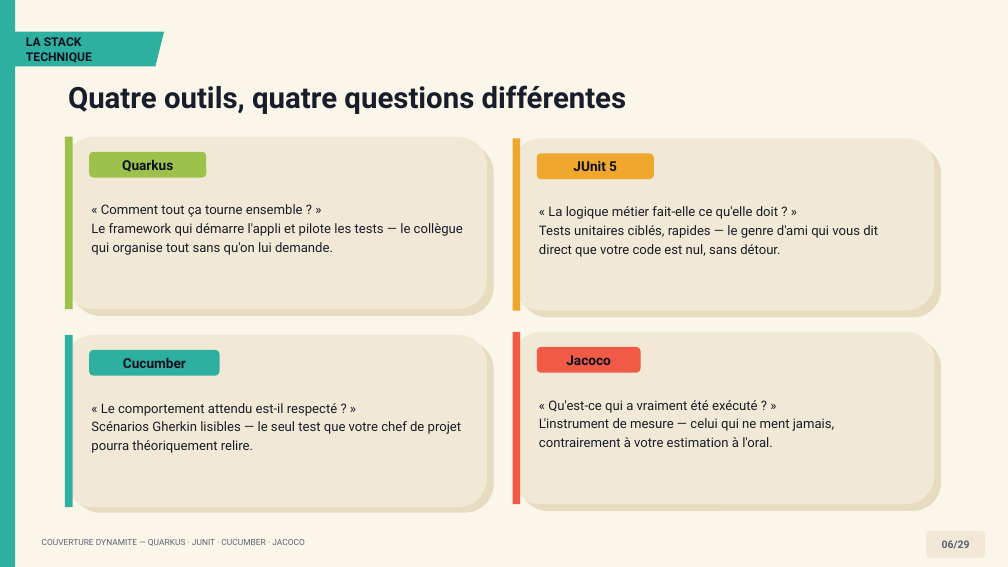
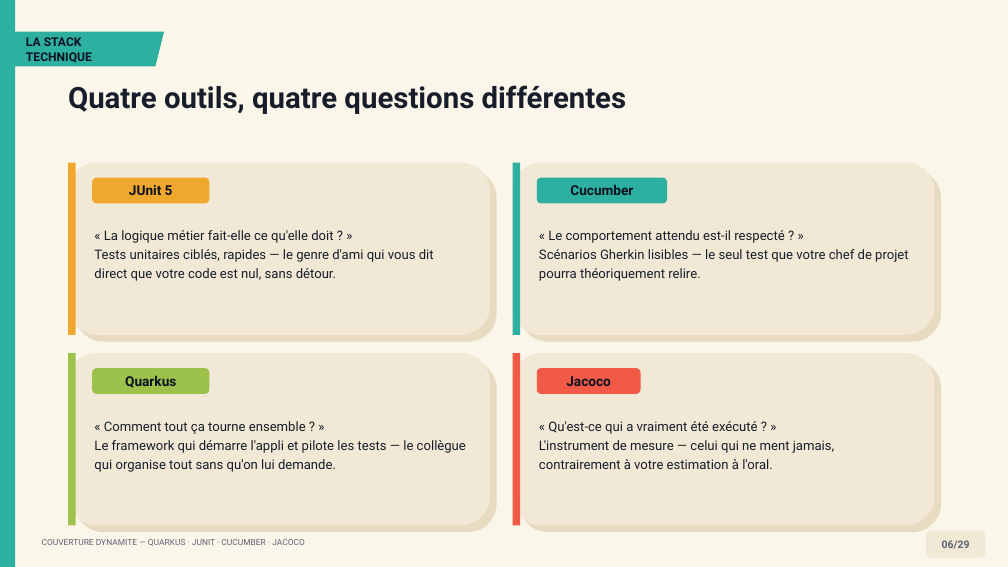
Before and after one commit to sidevconcept/couverture-junit-cucumber-jacoco, a slide deck: slide 6 of presentation/couverture-code-conference-dynamite.pptx. Drawn at 1008x567 pixels with LibreOffice and Linux fonts; fonts in the diff are those of the drawing. Boxes give left, top, right and bottom in pixels: in the first picture for what was removed or moved away, otherwise in the second. Text is boxed around its words. In the diff, an @@ line names an element or a change of style, - is before the commit and + after.

```diff
--- a/presentation/couverture-code-conference-dynamite.pptx
+++ b/presentation/couverture-code-conference-dynamite.pptx
@@ 3 rounded rectangles, 1 text, 1 rectangle: place and size @@
-3 rounded rectangles, 1 text, 1 rectangle at [513, 138, 941, 318]
+3 rounded rectangles, 1 text, 1 rectangle at [68, 163, 497, 342]
@@ 3 rounded rectangles, 1 text, 1 rectangle: place and size @@
-3 rounded rectangles, 1 text, 1 rectangle at [65, 335, 494, 513]
+3 rounded rectangles, 1 text, 1 rectangle at [513, 163, 941, 342]
@@ 3 rounded rectangles, 1 text, 1 rectangle: place and size @@
-3 rounded rectangles, 1 text, 1 rectangle at [65, 137, 494, 316]
+3 rounded rectangles, 1 text, 1 rectangle at [68, 353, 497, 532]
@@ 3 rounded rectangles, 1 text, 1 rectangle: place and size @@
-3 rounded rectangles, 1 text, 1 rectangle at [513, 332, 941, 511]
+3 rounded rectangles, 1 text, 1 rectangle at [513, 353, 941, 532]
```
Also in this commit, not shown: 9 other slides changed, 7 other files.
